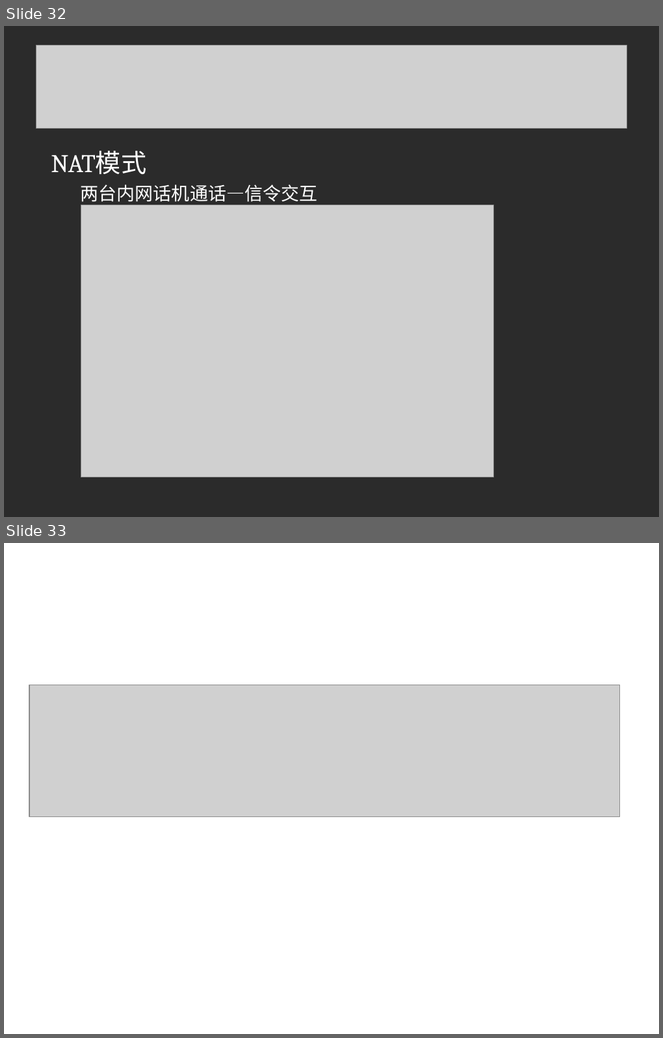
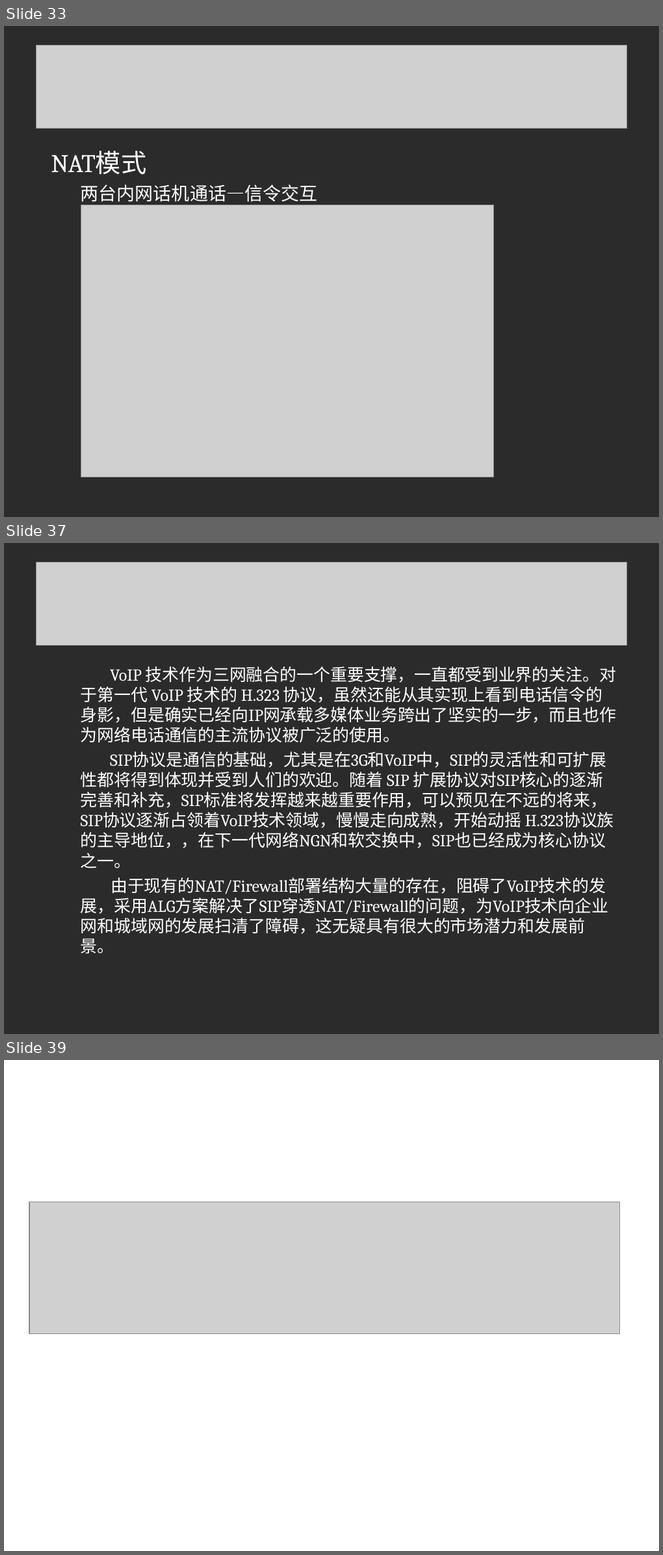
Before and after one commit to linuxsky/sip-alg, a slide deck: design-documents/SIP-ALG解决方案答辩.ppt. Shown one above the other, each under a label of ours: slides 32 and 33 before the commit, slides 33, 37 and 39 after it; the slides between them are not shown. The pictures are 663x1038 and 663x1555 pixels, drawn with LibreOffice and Linux fonts; fonts in the diff are those of the drawing; grey boxes stand for pictures; background and template pictures are left out; a plain dark background stands for a picture behind light text. Boxes give left, top, right and bottom in pixels: in the first picture for what was removed or moved away, otherwise in the second. Text is boxed around its words. In the diff, an @@ line names an element or a change of style, - is before the commit and + after.

```diff
--- a/design-documents/SIP-ALG解决方案答辩.ppt
+++ b/design-documents/SIP-ALG解决方案答辩.ppt
@@ slide 37 added at (x1=4, y1=543, x2=659, y2=1034), background picture (left out) @@
@@ picture added at (x1=36, y1=562, x2=627, y2=645) @@
@@ text added at (x1=81, y1=667, x2=617, y2=954), 18.5 pt, text #FFFFFF @@
+VoIP 技术作为三网融合的一个重要支撑，一直都受到业界的关注。对于第一代 VoIP 技术的 H.323 协议，虽然还能从其实现上看到电话信令的身影，但是确实已经向IP网承载多媒体业务跨出了坚实的一步，而且也作为网络电话通信的主流协议被广泛的使用。
+SIP协议是通信的基础，尤其是在3G和VoIP中，SIP的灵活性和可扩展性都将得到体现并受到人们的欢迎。随着 SIP 扩展协议对SIP核心的逐渐完善和补充，SIP标准将发挥越来越重要作用，可以预见在不远的将来，SIP协议逐渐占领着VoIP技术领域，慢慢走向成熟，开始动摇 H.323协议族的主导地位，，在下一代网络NGN和软交换中，SIP也已经成为核心协议之一。
+由于现有的NAT/Firewall部署结构大量的存在，阻碍了VoIP技术的发展，采用ALG方案解决了SIP穿透NAT/Firewall的问题，为VoIP技术向企业网和城域网的发展扫清了障碍，这无疑具有很大的市场潜力和发展前景。
@@ what was slide 32 is now slide 33 @@
@@ what was slide 33 is now slide 39 @@
```
Also in this commit, not shown: 5 slides changed, 5 other slides added, 1 slide removed.
